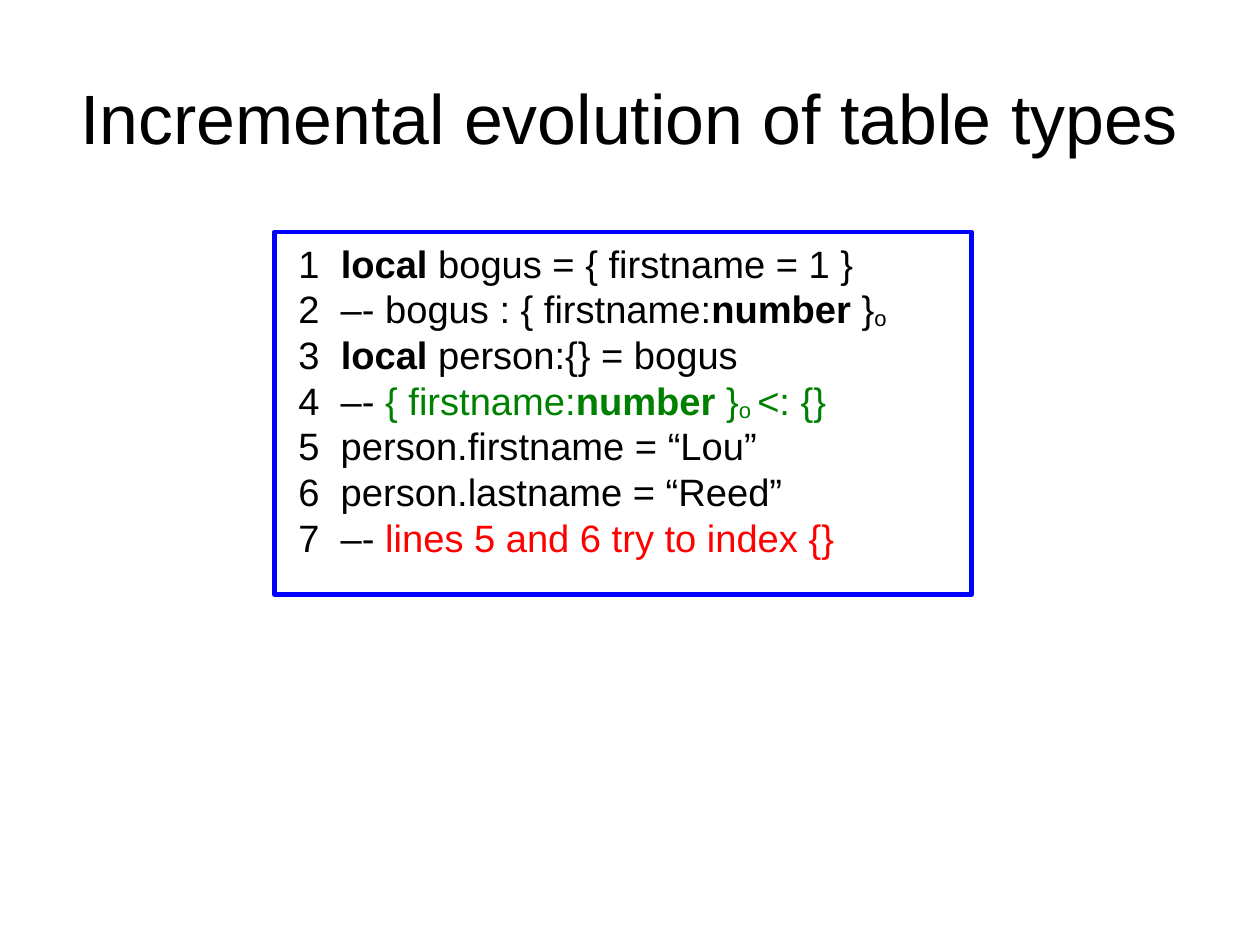
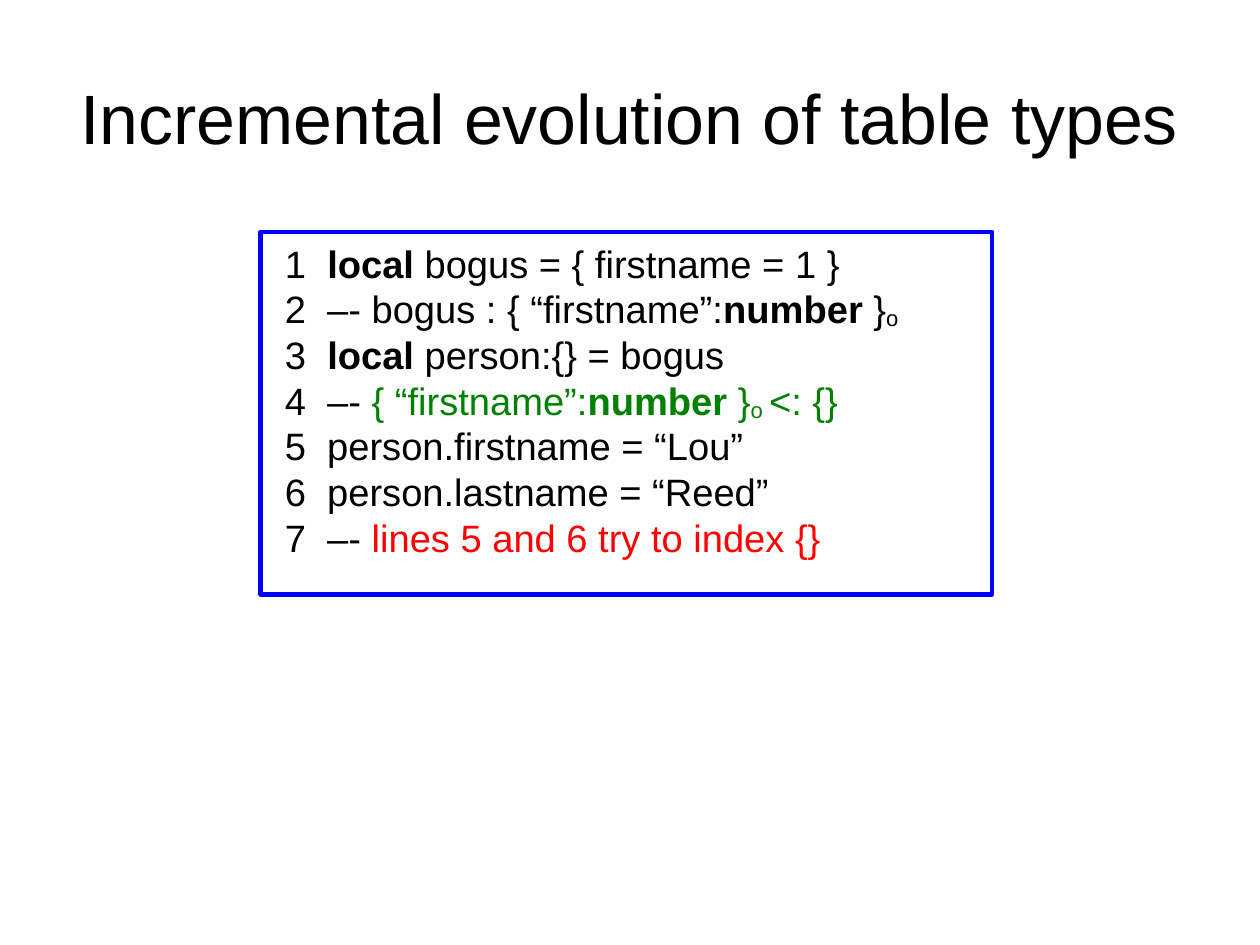
Before and after one commit to andremm/typedlua, a slide deck: slide 24 of doc/slides/dyla2014.odp. Drawn at 1260x945 pixels with LibreOffice and Linux fonts; fonts in the diff are those of the drawing. Boxes give left, top, right and bottom in pixels: in the first picture for what was removed or moved away, otherwise in the second. Text is boxed around its words. In the diff, an @@ line names an element or a change of style, - is before the commit and + after.

```diff
--- a/doc/slides/dyla2014.odp
+++ b/doc/slides/dyla2014.odp
@@ rectangle "1 local bogus = { ..." resized from (x1=274, y1=232, x2=972, y2=595) to (x1=261, y1=232, x2=992, y2=595) @@
@@ text in rectangle at (x1=285, y1=295, x2=898, y2=331): text changed @@
-2 –- bogus : { firstname:number }o
+2 –- bogus : { “firstname”:number }o
@@ text in rectangle at (x1=285, y1=387, x2=763, y2=419): text changed @@
-4 –- { firstname:number }o <: {}
+4 –- { “firstname”:number }o <: {}
```
Also in this commit, not shown: 4 other slides changed.
